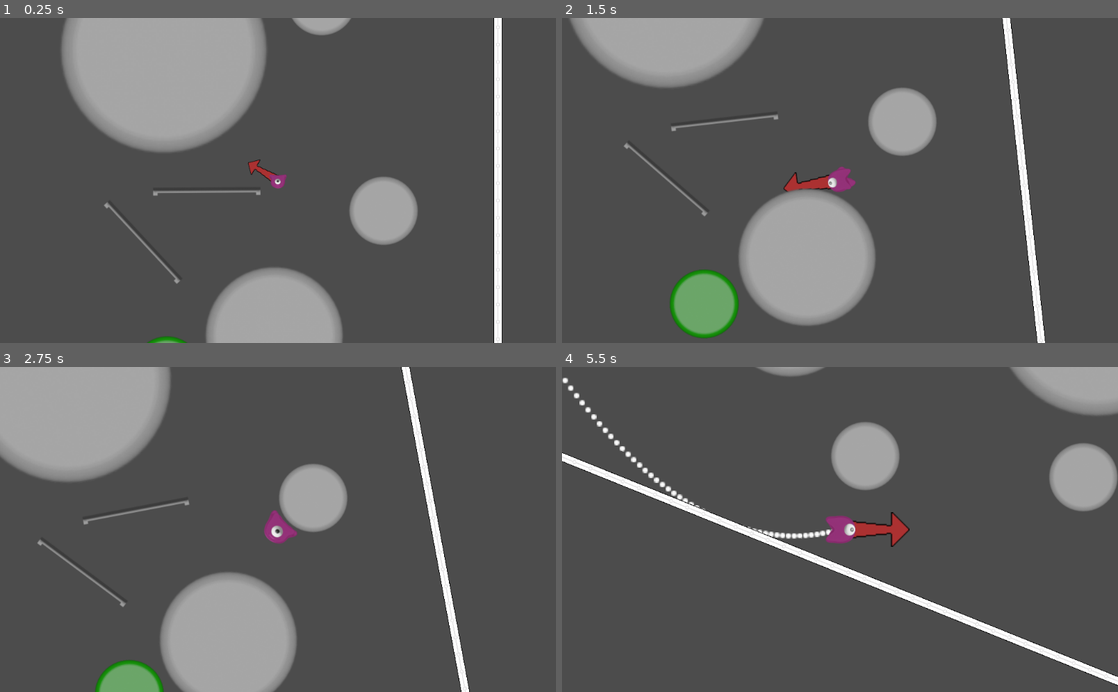
Above: before the commit, frames 1-4 (two rows, left to right).
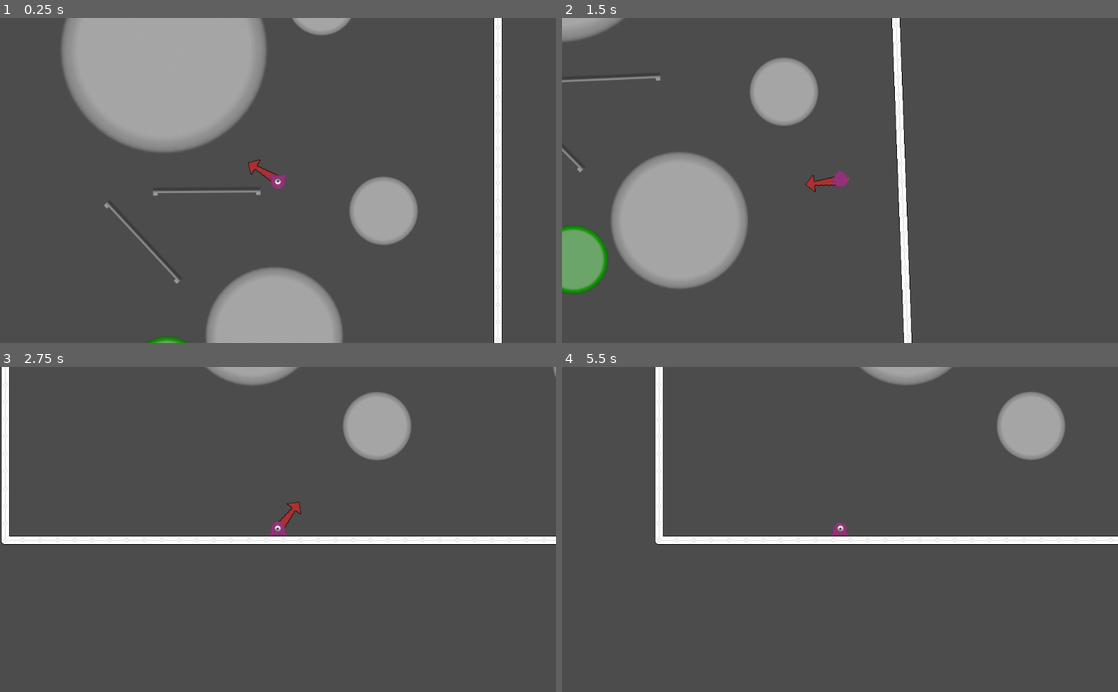
Above: after the commit, the same moments.

Repository: vinpogo/gd_Blob
Game: Godot game, scene res://World.tscn
The game is run twice, just before and just after one commit, with the same random seed, the same clock (stepped at 60 frames per second) and the same inputs.
Inputs (mouse positions are in pixels of both pictures, inside the frame that each line leads up to):
- Up to frame 1 (0.25 s): no input
- Up to frame 2 (1.5 s): move the mouse to (962, 164) at 0.52 s; click (962, 164) at 0.6 s; click (962, 164) at 0.77 s; click (962, 164) at 1.07 s; move the mouse to (728, 196) at 1.27 s; click (728, 196) at 1.35 s
- Up to frame 3 (2.75 s): click (166, 545) at 1.52 s; click (166, 545) at 1.82 s; move the mouse to (333, 458) at 2.02 s; click (333, 458) at 2.1 s
- Up to frame 4 (5.5 s): move the mouse to (812, 594) at 2.77 s; click (812, 594) at 2.85 s; click (812, 594) at 3.02 s; click (812, 594) at 3.32 s; move the mouse to (1006, 578) at 3.52 s; click (1006, 578) at 3.6 s; click (1006, 578) at 3.77 s; click (1006, 578) at 4.07 s; move the mouse to (673, 480) at 4.27 s; click (673, 480) at 4.35 s; click (673, 480) at 4.52 s; click (673, 480) at 4.82 s; move the mouse to (867, 529) at 5.02 s; click (867, 529) at 5.1 s

The runs differ from the first frame. In frame 1, less than 0.1% of the frame differs, in the area x 49-51%, y 50-53%; in frame 2, 32%, in the area x 0-87%, y 0-100%; in frame 3, 28%; in frame 4, 16%.

Commit message:
refactor slowmo and cleanup

Diff:
--- /dev/null
+++ b/objects/player/AimDots.gd
@@ -0,0 +1,56 @@
+extends Node2D
+
+# Declare member variables here. Examples:
+# var a = 2
+# var b = "text"
+
+onready var particle = load("res://objects/player/BlobAim.tscn")
+onready var blob = get_parent()
+onready var aim = blob.get_node("aim")
+var i = 0
+var pos = Vector2(0,0)
+var lastPos = Vector2(0,0)
+onready var grav = Vector2(-1, 0)*blob.GRAVITY
+var vel = Vector2(0,0)
+
+# Called when the node enters the scene tree for the first time.
+func _ready():
+	pass # Replace with function body.
+
+# Called every frame. 'delta' is the elapsed time since the previous frame.
+func _physics_process(delta):
+	rotation = -blob.gravity_dir.angle()
+	if i < 40 && visible:
+		vel += (-blob.gravity_dir*blob.GRAVITY * delta)
+		pos += vel
+		if(!get_child(i)):
+			print("add")
+			var node = particle.instance()
+			node.position = pos
+			add_child(node)
+		else:
+			get_child(i).position = pos
+		i += 1
+	else:
+		if visible:
+			_on_aim_predict(aim.ru_rotation())
+
+
+func ru_rotation():
+	return (get_global_mouse_position() - global_position).angle() - blob.rotation
+
+func _on_aim_predict(angle):
+	vel = Vector2(cos(angle), sin(angle)).normalized()*blob.JUMP_FORCE
+	i = 0
+	pos = Vector2(0,0)
+#	predict_movement(0.05, vel)
+	visible = true
+	pass # Replace with function body.
+
+
+func _on_aim_stopPredict():
+	print("stop")
+	for child in get_children():
+		child.queue_free()
+#	visible = false
+	pass # Replace with function body.
--- a/objects/player/Arrow.gd
+++ b/objects/player/Arrow.gd
@@ -2,25 +2,23 @@
 signal aim
 signal jump
 
-var lastPos = Vector2(0,0)
-var pos = Vector2(0,0)
+signal predict
+
 var isAiming = false
 onready var blob = get_parent()
-onready var particle = load("res://objects/player/BlobAim.tscn")
 func _ready():
 	visible = false
 
 func _input(event):
-	if event is InputEventMouseMotion && canAim() && blob.onFloor:
-		predict_movement(0.01)
+	if event is InputEventMouseMotion && visible && blob.onFloor:
+		emit_signal("predict", rotation)
 
 
 func _physics_process(delta):
 #	set_scale(Vector2((get_global_mouse_position() - global_position).length()/100, 1))
-	if canAim():
+	if canAim() && !visible:
 		visible = true
-	else:
-		blob.get_node("aimTimer").stop()
+	elif !canAim() && visible:
 		visible = false
 
 	if Input.is_action_just_released("jump") && blob.canJump() && canAim():
@@ -57,23 +55,3 @@
 	var a = vec1.normalized()
 	var b = vec2.normalized()
 	return a.x * b.y - a.y * b.x
-
-func predict_movement(delta):
-	print("predict", get_local_mouse_position())
-	pos = position
-	lastPos = global_position
-	var vel = get_local_mouse_position().normalized()*blob.JUMP_FORCE
-	var grav = blob.gravity_dir*blob.GRAVITY
-	print(vel, grav)
-
-	for i in range(50):
-		vel += (grav * delta)
-		pos += vel
-		if(get_child(i) == null):
-			print("add")
-			var node = particle.instance()
-			node.global_position = pos
-			add_child(node)
-		else:
-			get_child(i).position = pos
-		lastPos = pos
--- a/objects/player/BlobAim.gd
+++ /dev/null
@@ -1,5 +0,0 @@
-extends KinematicBody2D
-
-#func _input(event):
-#	if event is InputEventMouseMotion:
-#		queue_free()
--- a/objects/player/BlobAim.tscn
+++ /dev/null
@@ -1,18 +0,0 @@
-[gd_scene load_steps=4 format=2]
-
-[ext_resource path="res://objects/player/BlobAim.gd" type="Script" id=1]
-[ext_resource path="res://gfx/p_dot_w.png" type="Texture" id=2]
-
-[sub_resource type="CircleShape2D" id=1]
-radius = 2.64846
-
-[node name="BlobAim" type="KinematicBody2D"]
-collision_layer = 2
-collision_mask = 2
-script = ExtResource( 1 )
-
-[node name="CollisionShape2D" type="CollisionShape2D" parent="."]
-shape = SubResource( 1 )
-
-[node name="Sprite" type="Sprite" parent="."]
-texture = ExtResource( 2 )
--- a/objects/player/BlobCamera.tscn
+++ b/objects/player/BlobCamera.tscn
@@ -1,6 +1,7 @@
 [gd_scene load_steps=3 format=2]
 
-[ext_resource path="res://objects/player/MainCamera.gd" type="Script" id=1]
+[ext_resource path="res://objects/player/BlobCamera.gd" type="Script" id=1]
+
 
 [sub_resource type="Curve2D" id=1]
 _data = {
--- a/objects/player/BlobChar.gd
+++ b/objects/player/BlobChar.gd
@@ -3,6 +3,7 @@
 export var GRAVITY = 500
 export var JUMP_FORCE = 30.0
 export var MAX_JUMPS = 3
+export var SLOWMO = 20
 
 var onFloor = false
 var toBounce = false
@@ -12,12 +13,12 @@
 var jump_count = 0
 var velocity = Vector2(0,0)
 var gravity_dir = Vector2(1,0)
+var slowMo = 1
 
 var newCollide
 var oldCollide
 
 onready var tween = get_node("Tween")
-onready var blob = get_parent()
 
 func is_touching():
 	return onFloor
@@ -71,7 +72,7 @@
 	scale = Vector2(size, size)
 
 	if !onFloor:
-		velocity += (gravity_dir * GRAVITY) * delta
+		velocity += (gravity_dir * GRAVITY * slowMo) * delta * slowMo
 		if isAiming:
 			rotation = (get_global_mouse_position() - global_position).angle()
 		else:
@@ -125,15 +126,23 @@
 
 func _on_Arrow_jump():
 	tween.stop_all()
-	tween.interpolate_property(Engine, "time_scale", null, 1, 0.01, Tween.TRANS_LINEAR, Tween.EASE_OUT)
+	print("stop tween")
+	tween.interpolate_property(self, "slowMo", null, 1, 0.01, Tween.TRANS_LINEAR, Tween.EASE_OUT)
 	tween.start()
-	jumpHandler()
 	isAiming = false
 
 
 func _on_Arrow_aim():
 	print("aim")
 	isAiming = true
-	velocity /= 1000
-	tween.interpolate_property(Engine, "time_scale", 1, 0.001, 0.05, Tween.TRANS_LINEAR, Tween.EASE_OUT)
+	velocity /= SLOWMO
+	tween.interpolate_property(self, "slowMo", null, 1/SLOWMO, 0.05, Tween.TRANS_LINEAR, Tween.EASE_OUT)
 	tween.start()
+
+func _on_Tween_tween_all_completed():
+	print("ENDE")
+
+
+func _on_Tween_tween_completed(object, key):
+	if slowMo == 1:
+		jumpHandler()
--- a/objects/player/BlobCharacter.tscn
+++ b/objects/player/BlobCharacter.tscn
@@ -74,11 +74,6 @@
 "speed": 40.0
 } ]
 
-[sub_resource type="Curve2D" id=3]
-_data = {
-"points": PoolVector2Array(  )
-}
-
 [node name="BlobCharacter" type="KinematicBody2D"]
 script = ExtResource( 1 )
 
@@ -92,6 +87,7 @@
 z_index = 1
 frames = SubResource( 2 )
 animation = "idle"
+frame = 15
 playing = true
 
 [node name="aim" type="Sprite" parent="."]
@@ -100,11 +96,7 @@
 script = ExtResource( 46 )
 
 [node name="Tween" type="Tween" parent="."]
-
-[node name="aimTimer" type="Timer" parent="."]
-wait_time = 0.36
-
-[node name="Path2D" type="Path2D" parent="."]
-curve = SubResource( 3 )
 [connection signal="aim" from="aim" to="." method="_on_Arrow_aim"]
 [connection signal="jump" from="aim" to="." method="_on_Arrow_jump"]
+[connection signal="tween_all_completed" from="Tween" to="." method="_on_Tween_tween_all_completed"]
+[connection signal="tween_completed" from="Tween" to="." method="_on_Tween_tween_completed"]
Renamed: objects/player/MainCamera.gd -> objects/player/BlobCamera.gd
Not shown: 1 places in objects/player/BlobCharacter.tscn that only renumber resources
